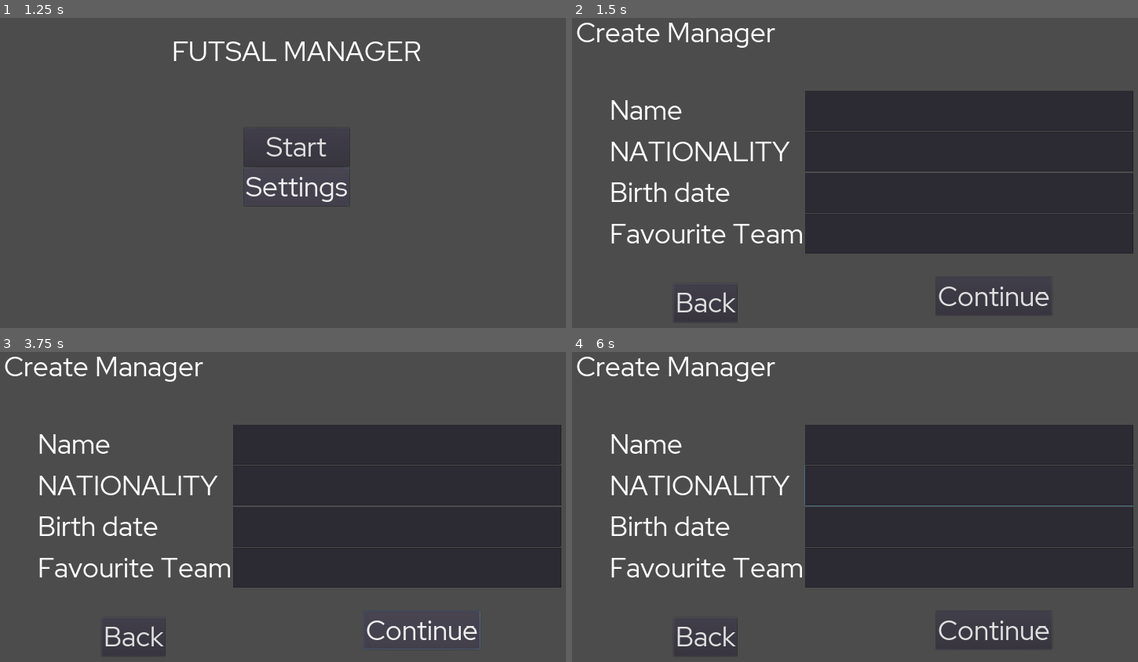
Above: before the commit, frames 1-4 (two rows, left to right).
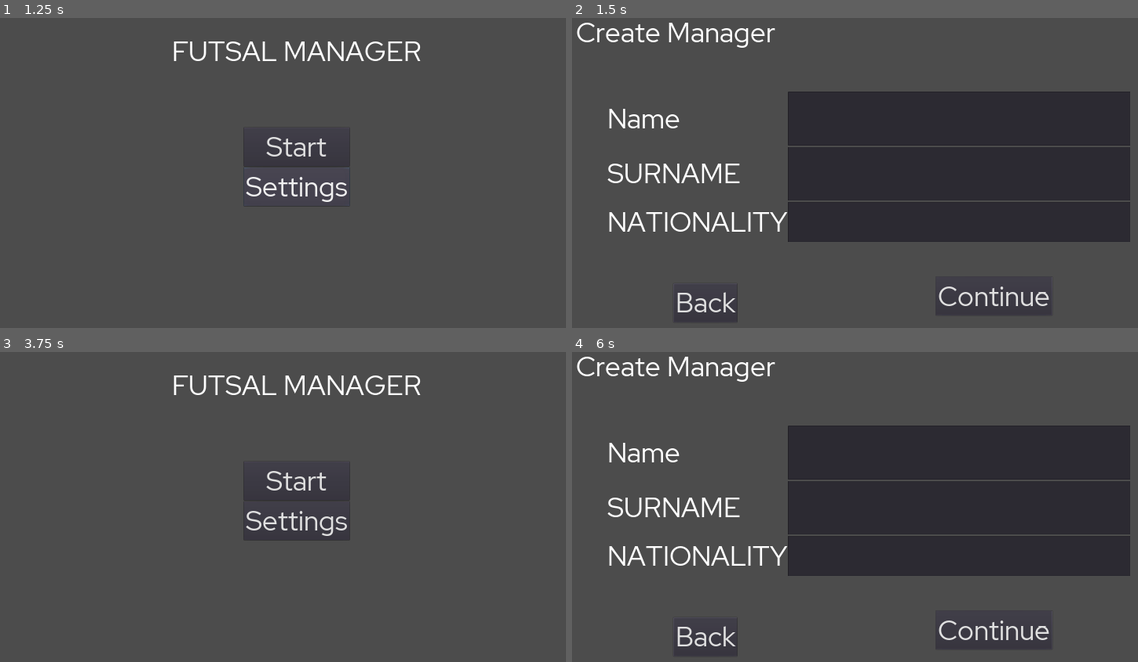
Above: after the commit, the same moments.

Repository: dulvui/futsal-manager
Game: Godot game, scene res://src/SplashScreen.tscn
The game is run twice, just before and just after one commit, with the same random seed, the same clock (stepped at 60 frames per second) and the same inputs.
Inputs (mouse positions are in pixels of both pictures, inside the frame that each line leads up to):
- Up to frame 1 (1.25 s): click "Settings" at 0.5 s
- Up to frame 2 (1.5 s): click "Start" at 1.25 s
- Up to frame 3 (3.75 s): click "Back" at 2 s; click "Start" at 2.75 s; click "Continue" at 3.5 s
- Up to frame 4 (6 s): click (996, 631) at 4.25 s, where only the run before the commit has a clickable "Continue"; click (996, 631) at 5 s, where only the run before the commit has a clickable "Continue"; click (866, 482) at 5.75 s, where only the run after the commit has a clickable "Start"

Frame 1 is identical in both runs. In frame 2, 8.6% of the frame differs, in the area x 6-100%, y 23-77%; in frame 3, 30%, in the area x 0-100%, y 1-98%; in frame 4, 8.6%.

Commit message:
calendar working

Diff:
--- a/src/utils/player-generator/Players.gd
+++ b/data/player-generator/Players.gd
@@ -2,3 +2,5 @@
 
 
 var players = [{'name': 'Benito Nadi', 'birt_date': '03/10/1977', 'nationality': 'IT', 'moral': 1, 'position': 'DEFENDE …(40925 unchanged characters)…
+
+var free_agents
--- /dev/null
+++ b/data/teams/Leagues.gd
@@ -0,0 +1,49 @@
+extends Node
+
+
+var serie_a = {
+	"teams " : [
+		{
+			"id":1,
+			"name": "Bronzolo",
+			"budget" : 10000,
+			"stadium" : {
+				"name" : "Bronzolo Arena",
+				"capacity" : 200
+			},
+			"players" : [],
+			"prestige" : 12
+		},
+		{
+			"id":2,
+			"name": "Laives",
+			"budget" : 50000,
+			"stadium" : {
+				"name" : "Galizia Stadium",
+				"capacity" : 1000
+			},
+			"players" : [],
+			"prestige" : 16
+		}
+	],
+	"match_day" : 0,
+	"games" : [],
+	"last_year_table" : [
+		{
+			"id" : 1,
+			"points" : 0,
+			"games_played": 0,
+			"goals_made" : 0,
+			"goals_against" : 0
+		}
+	],
+	"table" : [
+		{
+			"id" : 1,
+			"points" : 0,
+			"games_played": 0,
+			"goals_made" : 0,
+			"goals_against" : 0
+		}
+	]
+}
--- a/project.godot
+++ b/project.godot
@@ -22,8 +22,9 @@
 [autoload]
 
 DataSaver="*res://src/utils/data-saver/DataSaver.gd"
-PlayerGenerator="*res://src/utils/player-generator/PlayerGenerator.gd"
-Players="*res://src/utils/player-generator/Players.gd"
+PlayerGenerator="*res://data/player-generator/PlayerGenerator.gd"
+Players="*res://data/player-generator/Players.gd"
+CalendarUtil="*res://src/utils/calendar-util/CalendarUtil.gd"
 
 [display]
 
--- a/src/screens/create-manager/CreateManager.gd
+++ b/src/screens/create-manager/CreateManager.gd
@@ -7,3 +7,7 @@
 
 func _on_Back_pressed():
 	get_tree().change_scene("res://src/screens/menu/Menu.tscn")
+
+
+func _on_Continue_pressed():
+	get_tree().change_scene("res://src/screens/menu/Menu.tscn")
--- a/src/screens/create-manager/CreateManager.tscn
+++ b/src/screens/create-manager/CreateManager.tscn
@@ -24,63 +24,57 @@
 }
 
 [node name="GridContainer" type="GridContainer" parent="."]
-margin_left = 167.788
-margin_top = 306.437
-margin_right = 1767.79
-margin_bottom = 766.437
+anchor_left = 0.5
+anchor_top = 0.5
+anchor_right = 0.5
+anchor_bottom = 0.5
+margin_left = -800.001
+margin_top = -230.0
+margin_right = 800.001
+margin_bottom = 230.0
 columns = 2
 __meta__ = {
 "_edit_use_anchors_": false
 }
 
 [node name="NameLabel" type="Label" parent="GridContainer"]
-margin_top = 5.0
+margin_top = 26.0
 margin_right = 551.0
-margin_bottom = 117.0
+margin_bottom = 138.0
 text = "NAME"
 
 [node name="Name" type="LineEdit" parent="GridContainer"]
 margin_left = 555.0
 margin_right = 1600.0
-margin_bottom = 122.0
+margin_bottom = 165.0
+size_flags_horizontal = 3
+size_flags_vertical = 3
+
+[node name="SurNameLabel" type="Label" parent="GridContainer"]
+margin_top = 195.0
+margin_right = 551.0
+margin_bottom = 307.0
+text = "SURNAME"
+
+[node name="SurName" type="LineEdit" parent="GridContainer"]
+margin_left = 555.0
+margin_top = 169.0
+margin_right = 1600.0
+margin_bottom = 334.0
 size_flags_horizontal = 3
 size_flags_vertical = 3
 
 [node name="NatLabel" type="Label" parent="GridContainer"]
-margin_top = 131.0
+margin_top = 343.0
 margin_right = 551.0
-margin_bottom = 243.0
+margin_bottom = 455.0
 text = "NATIONALITY"
 
 [node name="Nat" type="LineEdit" parent="GridContainer"]
 margin_left = 555.0
-margin_top = 126.0
+margin_top = 338.0
 margin_right = 1600.0
-margin_bottom = 248.0
-
-[node name="BirthLabel" type="Label" parent="GridContainer"]
-margin_top = 257.0
-margin_right = 551.0
-margin_bottom = 369.0
-text = "BIRTH_DATE"
-
-[node name="Birth" type="LineEdit" parent="GridContainer"]
-margin_left = 555.0
-margin_top = 252.0
-margin_right = 1600.0
-margin_bottom = 374.0
-
-[node name="FavTeamLabel" type="Label" parent="GridContainer"]
-margin_top = 383.0
-margin_right = 551.0
-margin_bottom = 495.0
-text = "FAV_TEAM"
-
-[node name="FavTeam" type="LineEdit" parent="GridContainer"]
-margin_left = 555.0
-margin_top = 378.0
-margin_right = 1600.0
-margin_bottom = 500.0
+margin_bottom = 460.0
 
 [node name="Continue" type="Button" parent="."]
 margin_left = 1165.29
@@ -98,4 +92,5 @@
 margin_right = 558.486
 margin_bottom = 1016.02
 text = "BACK"
+[connection signal="pressed" from="Continue" to="." method="_on_Continue_pressed"]
 [connection signal="pressed" from="Back" to="." method="_on_Back_pressed"]
--- a/src/screens/menu/Menu.gd
+++ b/src/screens/menu/Menu.gd
@@ -18,3 +18,7 @@
 
 func _on_StartGame_pressed():
 	get_tree().change_scene("res://src/screens/create-manager/CreateManager.tscn")
+
+
+func _on_Settings_pressed():
+	CalendarUtil.next_day()
--- a/src/screens/menu/Menu.tscn
+++ b/src/screens/menu/Menu.tscn
@@ -46,3 +46,4 @@
 margin_bottom = 240.0
 text = "Settings"
 [connection signal="pressed" from="CenterContainer/VBoxContainer/StartGame" to="." method="_on_StartGame_pressed"]
+[connection signal="pressed" from="CenterContainer/VBoxContainer/Settings" to="." method="_on_Settings_pressed"]
--- /dev/null
+++ b/src/screens/team-list/TeamList.tscn
@@ -0,0 +1,8 @@
+[gd_scene format=2]
+
+[node name="TeamList" type="ScrollContainer"]
+anchor_right = 1.0
+anchor_bottom = 1.0
+__meta__ = {
+"_edit_use_anchors_": false
+}
--- /dev/null
+++ b/src/utils/calendar-util/CalendarUtil.gd
@@ -0,0 +1,44 @@
+extends Node
+
+var months = ["JAN","FEB","MAR","MAY","APR","JUN","JUL","AUG","SEP","OKT","NOV","DEC"]
+var days = ["MON","TUE","WE","THU","FRI","SAT","SUN"]
+
+var year = 2020
+var month = 1
+var day = 1
+var day_counter = 1
+
+
+func _ready():
+	print(get_date())
+
+func next_day():
+	day += 1
+	day_counter += 1
+	if month == 2:
+		if year % 4 == 0:
+			if day > 29:
+				day = 1
+				month += 1
+		else:
+			if day > 28:
+				day = 1
+				month += 1
+		pass
+	elif month%2 == 0:
+		if day > 30:
+			day = 1
+			month += 1
+		if month == 13:
+			year += 1
+			day = 1
+			month = 1
+	else:
+		if day > 31:
+			day = 1
+			month += 1
+	print(get_date())
+
+func get_date():
+	# day + 1 so 1st jan 2020 is wednsday
+	return days[(day_counter+1)%7] + " " + str(day) + " " + months[month-1] + " " + str(year)
Renamed: src/utils/player-generator/PlayerGenerator.gd -> data/player-generator/PlayerGenerator.gd
Not shown, changed: names/name-generator.py
